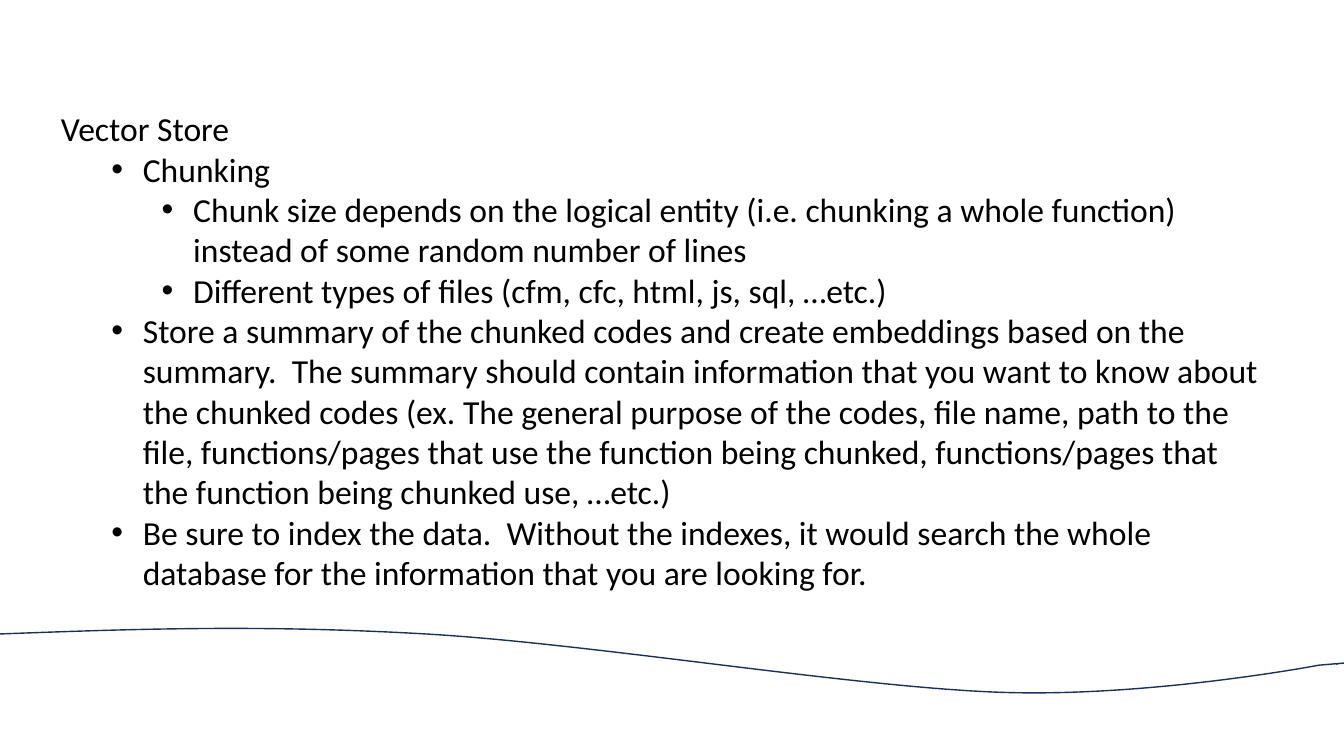
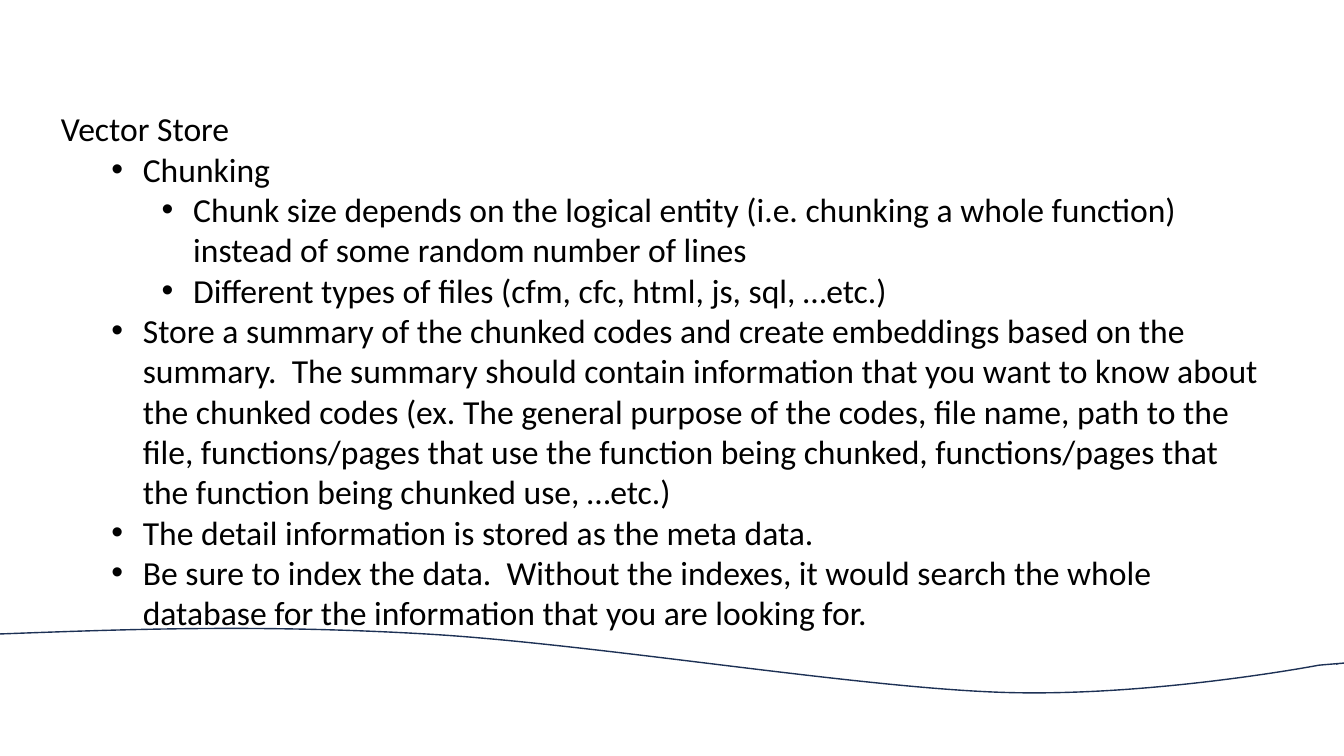
Before and after one commit to knittingguy/JARVIS, a slide deck: slide 6 of jarvis.pptx. Drawn at 1344x756 pixels with LibreOffice and Linux fonts; fonts in the diff are those of the drawing; background and template pictures are left out. Boxes give left, top, right and bottom in pixels: in the first picture for what was removed or moved away, otherwise in the second. Text is boxed around its words. In the diff, an @@ line names an element or a change of style, - is before the commit and + after.

```diff
--- a/jarvis.pptx
+++ b/jarvis.pptx
@@ text at bbox=[143, 521, 814, 546]: paragraph added @@
+  • The detail information is stored as the meta data.
```
Also in this commit, not shown: 1 other slide changed, 1 slide added, 2 other files.
